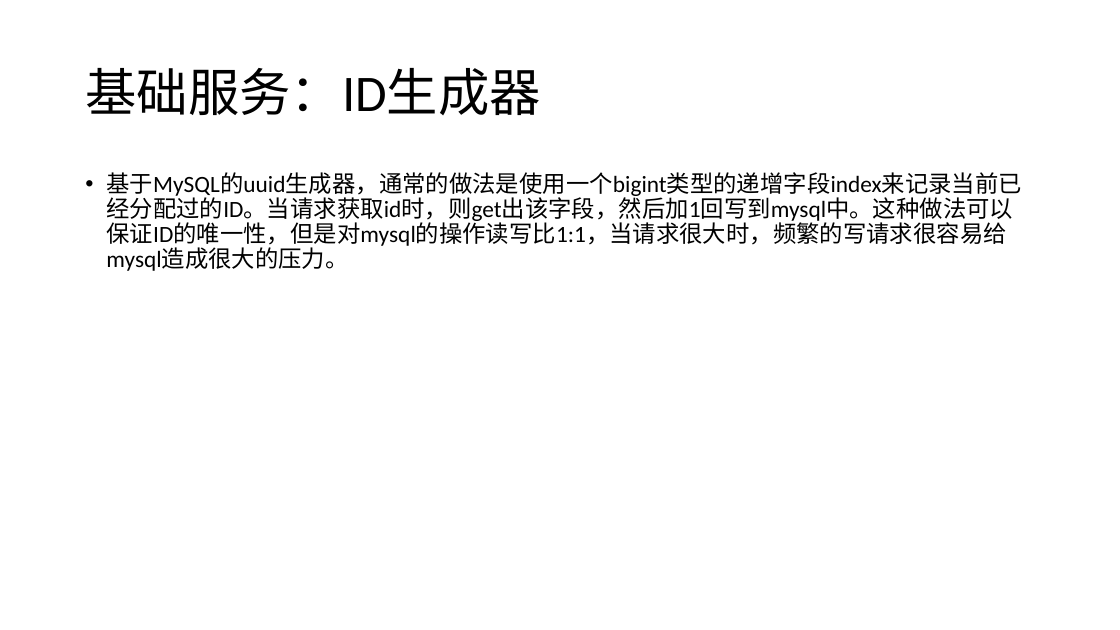
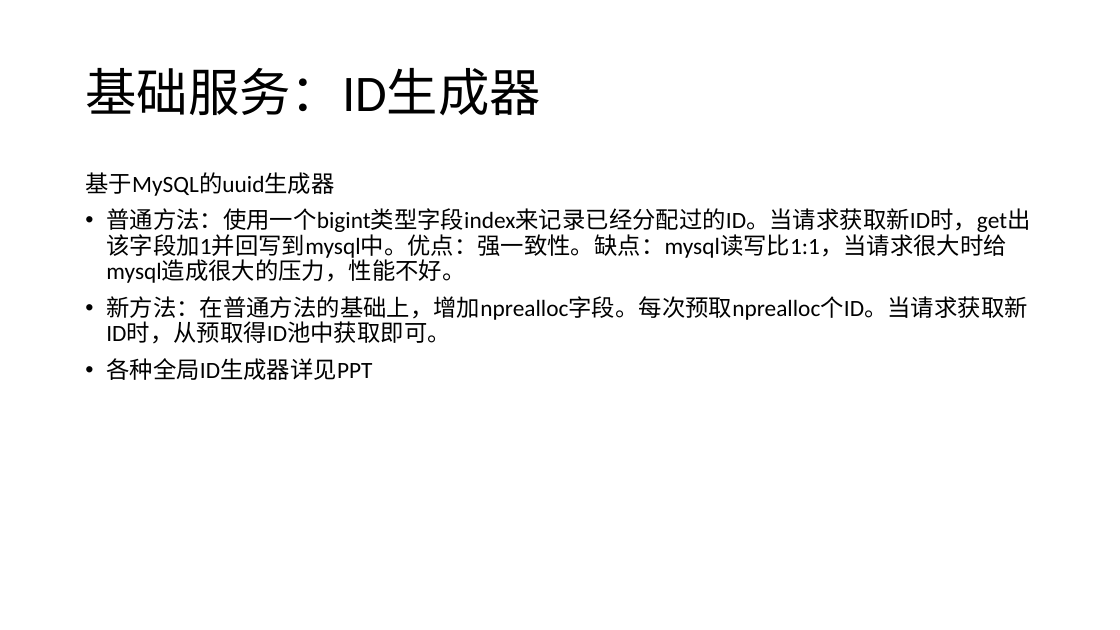
Before and after one commit to djpan0303/tech_paper, a slide deck: slide 16 of 智能家居项目架构.pptx. Drawn at 1120x630 pixels with LibreOffice and Linux fonts; fonts in the diff are those of the drawing. Boxes give left, top, right and bottom in pixels: in the first picture for what was removed or moved away, otherwise in the second. Text is boxed around its words. In the diff, an @@ line names an element or a change of style, - is before the commit and + after.

Commit message:
全局唯一ID生成文档修改

```diff
--- a/智能家居项目架构.pptx
+++ b/智能家居项目架构.pptx
@@ text at bbox=[85, 172, 1030, 380]: text changed @@
-• 基于MySQL的uuid生成器，通常的做法是使用一个bigint类型的递增字段index来记录当前已经分配过的ID。当请求获取id时，则get出该字段，然后加1回写到mysql中。这种做法可以保证ID的唯一性，但是对mysql的操作读写比1:1，当请求很大时，频繁的写请求很容易给mysql造成很大的压力。
+基于MySQL的uuid生成器
+• 普通方法：使用一个bigint类型字段index来记录已经分配过的ID。当请求获取新ID时，get出该字段加1并回写到mysql中。优点：强一致性。缺点：mysql读写比1:1，当请求很大时给mysql造成很大的压力，性能不好。
+• 新方法：在普通方法的基础上，增加nprealloc字段。每次预取nprealloc个ID。当请求获取新ID时，从预取得ID池中获取即可。
+• 各种全局ID生成器详见PPT
```
Also in this commit, not shown: 2 other files.
